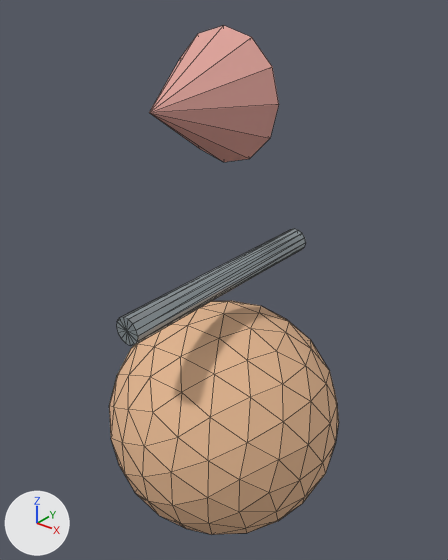
Renders of the glTF model public/builder-assets/openlife/diving_buoy.glb from each side of a commit.
Both versions are drawn from a camera (50 mm lens) standing at (1.326, -1.657, 2.173) and looking at (-0.026, 0.032, 1.125). Arrows for +X, +Y and +Z are at lower left; the lights stay in place. The older version comes first. Mesh edges are drawn as thin lines. Where no turn or scale is listed for an object, it has been applied to the vertices.

In view in the first picture: 'part_00', 'part_01', 'part_02'.
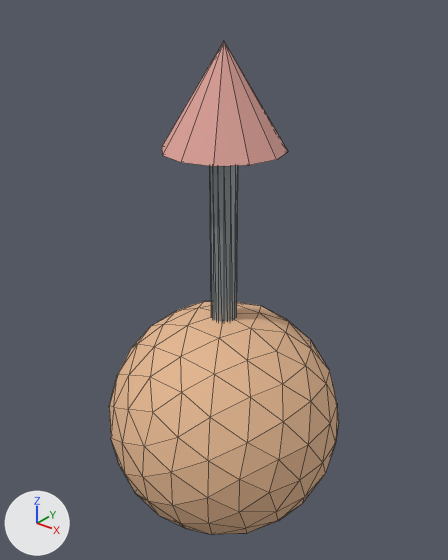
Pixel boxes [x1, y1, x2, y2] of what changed, in the pictures (448 x 560 px):
'part_02', moved, turned: before [149, 26, 279, 162]; after [162, 41, 288, 166]
'part_01', moved, turned: before [116, 229, 306, 346]; after [210, 166, 238, 322]

Edits to the bpy script that builds the scene:
```text
Change ob_part_01:
    ob_part_01.location: (0.0, 0.0, 0.0) -> (0.0, 1.15, 1.15)
    ob_part_01.rotation_euler: (0.0, 0.0, 0.0) -> (1.571, 0.0, 0.0)  # degrees (0, 0, 0) -> degrees (90, 0, 0)
Change ob_part_02:
    ob_part_02.location: (0.0, 0.0, 0.0) -> (0.0, -1.82, 1.645)
    ob_part_02.rotation_euler: (0.0, 0.0, 0.0) -> (-1.571, 0.0, 0.0)  # degrees (0, 0, 0) -> degrees (-90, 0, 0)
```
